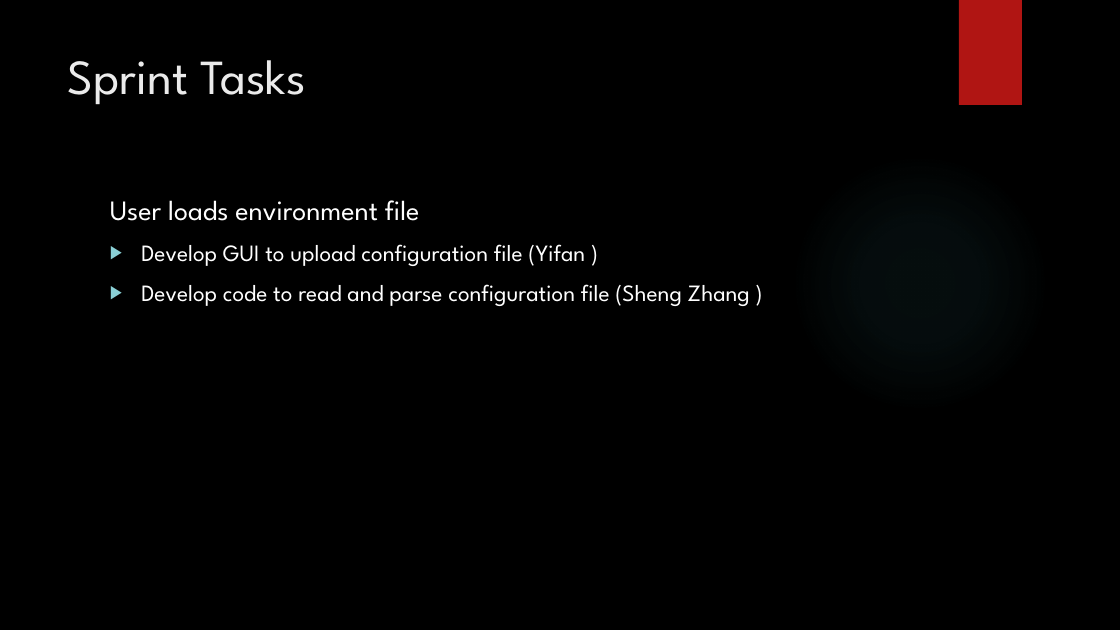
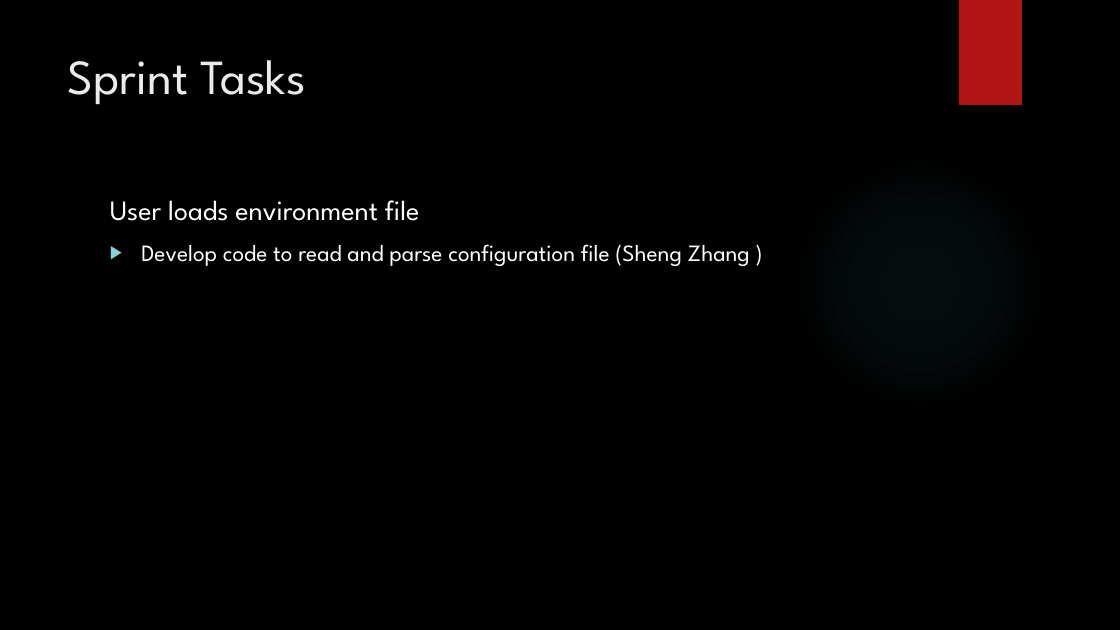
Before and after one commit to 2012215434/CS744, a slide deck: slide 6 of documents/second_presentation.pptx. Drawn at 1120x630 pixels with LibreOffice and Linux fonts; fonts in the diff are those of the drawing; background and template pictures are left out. Boxes give left, top, right and bottom in pixels: in the first picture for what was removed or moved away, otherwise in the second. Text is boxed around its words. In the diff, an @@ line names an element or a change of style, - is before the commit and + after.

```diff
--- a/documents/second_presentation.pptx
+++ b/documents/second_presentation.pptx
@@ text at (141, 244, 585, 266): paragraph removed @@
-▶ Develop GUI to upload configuration file (Yifan )
```
Also in this commit, not shown: 2 other slides changed, 1 other file.
